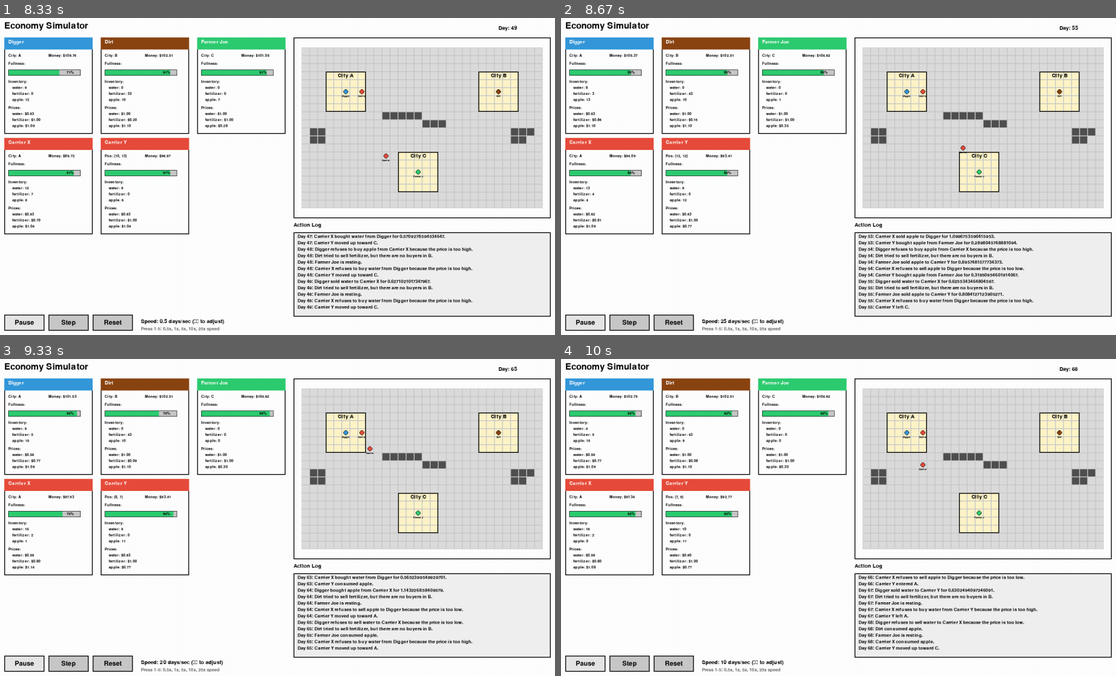
Above: before the commit, frames 1-4 (two rows, left to right).
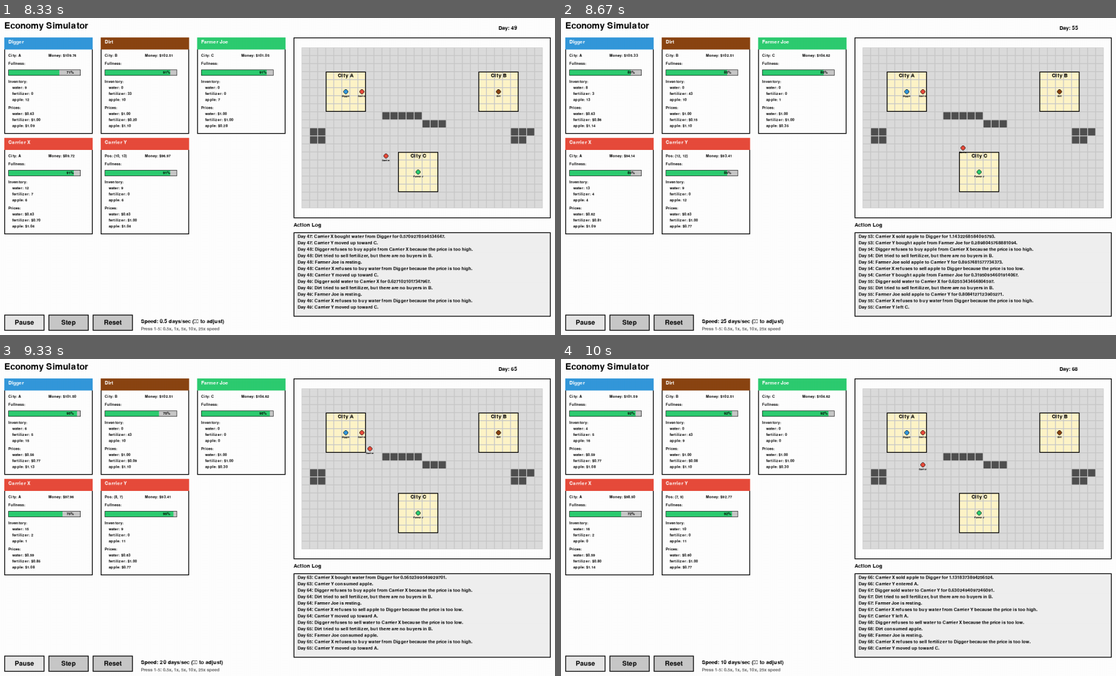
Above: after the commit, the same moments.

Repository: KentShikama/economy-simulator
Game: pygame game, started from economy-simulator-gui/pygame_gui.py
Two runs of this game, one before a commit and one after it. Both use one fixed random seed, a clock stepped at 60 frames per second and the inputs below.
Inputs:
- Up to frame 1 (8.33 s): click "Step" at 0.38 s; hold Up 0.67-1.13 s; tap 3 at 0.82, 2.05, 3.12, 4.25, 5.25, 6.38, 7.52 s; hold Down 1.17-1.47 s; tap 4 at 1.32, 2.45, 3.45, 4.58, 5.65, 6.72, 7.85 s; hold Up 1.5-1.87 s; tap 1 at 1.65, 3.85, 6.05, 7.12, 8.18 s; hold Down 1.9-2.27 s; hold Up 2.3-2.6 s; click "Play" at 2.68 s; hold Down 2.97-3.27 s; hold Up 3.3-3.67 s; hold Down 3.7-4.07 s; hold Up 4.1-4.4 s; hold Down 4.43-4.73 s; tap 5 at 4.77 s; hold Up 5.1-5.47 s; hold Down 5.5-5.87 s; hold Up 5.9-6.2 s; hold Down 6.23-6.53 s; hold Up 6.57-6.93 s; hold Down 6.97-7.33 s; hold Up 7.37-7.67 s; hold Down 7.7-8 s; hold Up from 8.03 s (still down)
- Up to frame 2 (8.67 s): release Up at 8.4 s; tap 5 at 8.43 s
- Up to frame 3 (9.33 s): hold Down 8.77-9.13 s; tap 4 at 8.92 s; hold Up from 9.17 s (still down); tap 1 at 9.32 s
- Up to frame 4 (10 s): release Up at 9.47 s; hold Down 9.5-9.8 s; tap 3 at 9.65 s; hold Up from 9.83 s (still down); tap 4 at 9.98 s

Frame 1 is identical in both runs. In frame 2, less than 0.1% of the frame differs, in the area x 5-79%, y 11-70%; in frame 3, 0.2%; in frame 4, 0.4%, in the area x 4-85%, y 11-90%.

Commit message:
Keep price adjustment consistent

Diff:
--- a/economy-simulator-gui/simulator.py
+++ b/economy-simulator-gui/simulator.py
@@ -196,7 +196,7 @@
                 self.prices['fertilizer'] *= (1 + PRICE_ADJUSTMENT_RATE)
 
         if self.fullness < 70:
-            self.prices['apple'] *= (1 + PRICE_ADJUSTMENT_RATE / 5)
+            self.prices['apple'] *= (1 + PRICE_ADJUSTMENT_RATE)
 
     def buy(self, item, other_people: List['Person']):
         # People can trade if they're in the same city (including None for traveling)
